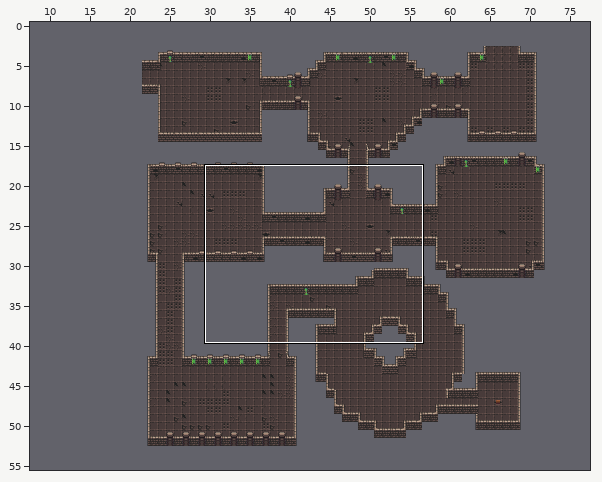
An edit to a level. Tiled map (JSON), res/level/demon_ruin.json. The first picture is a wide view before the edit; the outline marks the close-up.
Close-up. Old version:
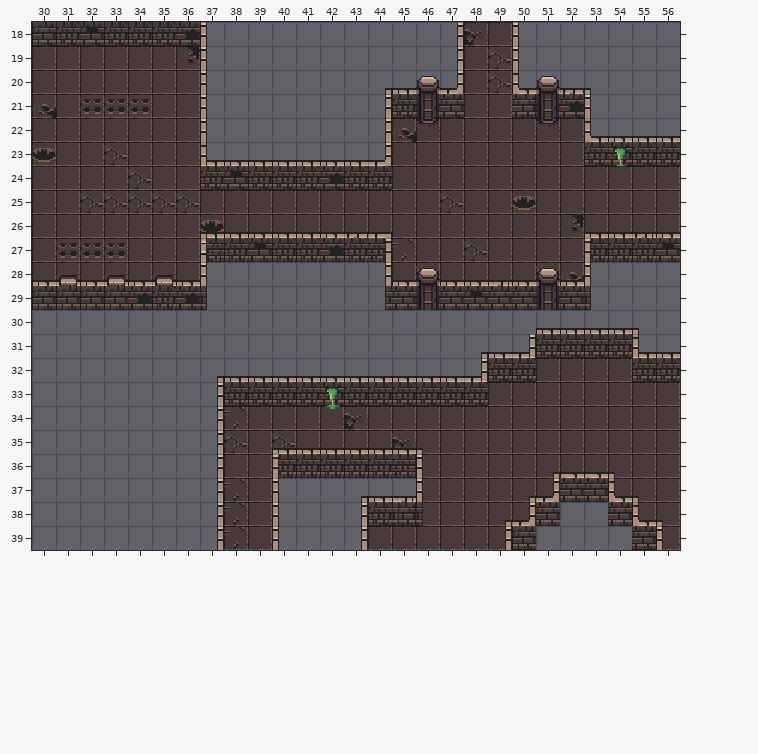
Cells are 16x16 px. Shown: x 30..56, y 18..39. The commit also changed other parts of the map, which this record leaves out. The old version is drawn lined up with the new one.
After:
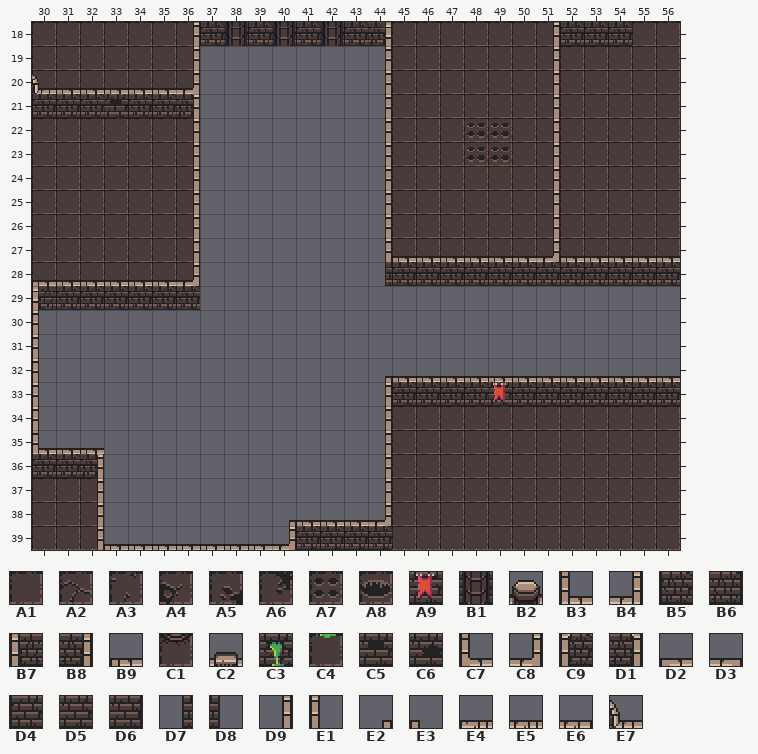
Key: from "titleset": A1 0, A2 1, A3 2, A4 3, A5 5, A6 6, A7 9, A8 13, A9 15, B1 17, B2 18, B3 19, B4 20, B5 21, B6 22, B7 23, B8 24, B9 25, C1 27, C2 40, C3 41, C4 42, C5 43, C6 44, C7 45, C8 46, C9 47, D1 48, D2 49, D3 50, D4 51, D5 52, D6 53, D7 54, D8 55, D9 56, E1 57, E2 58, E3 59, E4 60, E5 61, E6 62, E7 64.
__ is an empty cell, ## one hidden under a higher layer.
Tiles of an added or newly shown layer are drawn over the layers below it.
The exact change:
map size 51x50 -> 80x60 cells (old content now starts at 22,3; both pictures use the new coordinates)
Layer "floor":
y 18: x 30..36 __ __ __ __ __ __ __ -> A1 A1 A1 A1 A1 A1 A1; x 45..48 __ __ __ A4 -> A1 A1 A1 A1; x 50..51 __ __ -> A1 A1; x 55..56 __ __ -> A1 A1
y 19: x 36 A6 -> A1; x 45..47 __ __ __ -> A1 A1 A1; x 49..56 A2 __ __ __ __ __ __ __ -> A1 A1 A1 A1 A1 A1 A1 A1
y 20: x 45..47 __ __ __ -> A1 A1 A1; x 49..56 A2 __ __ __ __ __ __ __ -> A1 A1 A1 A1 A1 A1 A1 A1
y 21: x 30 A5 -> ##; x 32..34 A7 A7 A7 -> ## ## ##; x 45..46 __ __ -> A1 A1; x 51..56 __ __ __ __ __ __ -> A1 A1 A1 A1 A1 A1
y 22: x 45..46 A5 C1 -> A1 A1; x 48..49 A1 A1 -> A7 A7; x 51 C1 -> A1; x 53..56 __ __ __ __ -> A1 A1 A1 A1
y 23: x 30 A8 -> A1; x 33 A2 -> A1; x 48..49 A1 A1 -> A7 A7; x 53..56 __ __ __ __ -> A1 A1 A1 A1
y 24: x 34 A2 -> A1
y 25: x 32..44 A2 A2 A2 A2 A2 A1 A1 A1 A1 A1 A1 A1 A1 -> A1 A1 A1 A1 A1 __ __ __ __ __ __ __ __; x 47 A2 -> A1; x 50 A8 -> A1
y 26: x 37..44 A8 A1 A1 A1 A1 A1 A1 A1 -> __ __ __ __ __ __ __ __; x 52 A6 -> A1
y 27: x 31..33 A7 A7 A7 -> A1 A1 A1; x 37..45 ## ## ## ## ## ## ## ## A3 -> __ __ __ __ __ __ __ __ A1; x 48 A2 -> A1
y 28: x 52 A5 -> ##
y 29: x 45..52 ## ## ## ## ## ## ## ## -> __ __ __ __ __ __ __ __
y 32: x 51..54 A1 A1 A1 A1 -> __ __ __ __
y 33: x 49..56 A1 A1 A1 A1 A1 A1 A1 A1 -> __ __ __ __ __ __ __ __
y 34: x 38..44 A3 A1 A1 A1 C4 A4 A1 -> __ __ __ __ __ __ __
y 35: x 38..45 A2 A1 A2 A1 A1 A1 A1 A4 -> __ __ __ __ __ __ __ A1
y 36: x 38..44 A1 A1 ## ## ## ## ## -> __ __ __ __ __ __ __
y 37: x 30..32 __ __ __ -> A1 A1 A1; x 38..39 A3 A1 -> __ __; x 45 __ -> A1
y 38: x 30..32 __ __ __ -> A1 A1 A1; x 38..39 A3 A1 -> __ __; x 52..53 __ __ -> A1 A1
y 39: x 30..32 __ __ __ -> A1 A1 A1; x 38..39 A3 A1 -> __ __; x 44 A1 -> __; x 51..54 __ __ __ __ -> A1 A1 A1 A1
Layer "wall" (added):
y 18: x 36..44 __ __ __ __ __ __ __ __ __ -> D9 B5 B1 B5 B1 B5 B1 B5 B8; x 51..54 __ __ __ __ -> D9 B5 B5 B5
y 19: x 36 __ -> D9; x 44 __ -> D9; x 51 __ -> D9
y 20: x 30..36 __ __ __ __ __ __ __ -> E7 B9 B9 B9 B9 B9 C8; x 44 __ -> D9; x 51 __ -> D9
y 21: x 30..36 __ __ __ __ __ __ __ -> B5 B5 B5 C5 B5 B5 D1; x 51 __ -> D9
y 22: x 36 __ -> D9; x 51 __ -> D9
y 23..26: x 36 __ -> D9; x 44 __ -> D9; x 51 __ -> D9
y 27: x 36 __ -> D9; x 44..56 __ __ __ __ __ __ __ __ __ __ __ __ __ -> D9 B9 B9 B9 B9 B9 B9 C8 B9 B9 B9 B9 B9
y 28: x 31 __ -> B9; x 33 __ -> B9; x 35..36 __ __ -> B9 C8; x 44..56 __ __ __ __ __ __ __ __ __ __ __ __ __ -> D7 B5 B5 B5 B5 B5 B5 B5 B5 B5 B5 B5 B5
y 29: x 30..34 __ __ __ __ __ -> B7 B5 B5 B5 B5; x 36 __ -> B5
y 30..31: x 30 __ -> E1
y 32: x 30 __ -> E1; x 44 __ -> E2; x 48..56 __ __ __ __ __ __ __ __ __ -> B9 B9 B9 B9 B9 B9 B9 B9 B9
y 33: x 30 __ -> E1; x 44 __ -> D9; x 49..56 __ __ __ __ __ __ __ __ -> A9 B5 B5 B5 B5 B5 B5 B5
y 34: x 30 __ -> E1; x 44 __ -> D9
y 35: x 30..32 __ __ __ -> B3 B9 B9; x 44 __ -> D9
y 36: x 30..32 __ __ __ -> B5 B5 D1; x 44 __ -> D9
y 37: x 32 __ -> D9; x 44 __ -> D9
y 38: x 32 __ -> D9; x 40..44 __ __ __ __ __ -> E2 B9 B9 B9 C8
y 39: x 32..44 __ __ __ __ __ __ __ __ __ __ __ __ __ -> D9 B9 B9 B9 B9 B9 B9 B9 C8 B5 B5 B5 B5
Layer "back-wall" (removed):
y 18: x 30..37 D4 B5 C5 B5 B5 B5 C6 E1 -> __ __ __ __ __ __ __ __
y 19: x 37 E1 -> __
y 20: x 37 E1 -> __; x 44..47 E2 B9 B2 C8 -> __ __ __ __; x 50..53 C7 B2 E6 E3 -> __ __ __ __
y 21: x 37 E1 -> __; x 45..47 B5 B1 D5 -> __ __ __; x 50..53 D6 B1 C6 E1 -> __ __ __ __
y 22: x 37 E1 -> __; x 53..56 C7 B9 B9 B9 -> __ __ __ __
y 23: x 37..44 B3 B9 B9 B9 B9 B9 B9 C8 -> __ __ __ __ __ __ __ __; x 53..56 B5 C3 B5 B5 -> __ __ __ __
y 24: x 37..44 B5 C5 B5 B5 B5 C6 B5 B5 -> __ __ __ __ __ __ __ __
y 29: x 44 D7 -> __; x 53 D8 -> __
y 30: x 51..55 B9 B9 B9 B9 E3 -> __ __ __ __ __
y 31: x 48..56 E2 B9 B4 B5 B5 B5 B5 B3 B9 -> __ __ __ __ __ __ __ __ __
y 32: x 37..44 E2 B9 B9 B9 B9 B9 B9 B9 -> __ __ __ __ __ __ __ __; x 48..50 B4 B5 B5 -> __ __ __; x 55..56 B5 B5 -> __ __
y 33: x 37..44 D9 B5 B5 B5 B5 C3 B5 B5 -> __ __ __ __ __ __ __ __
y 34..35: x 37 D9 -> __
y 36: x 37 D9 -> __; x 40 ## -> __
y 37: x 37 D9 -> __; x 40 E1 -> __; x 43..45 E2 B9 E4 -> __ __ __
y 38: x 37 D9 -> __; x 40 E1 -> __; x 43..46 D9 B5 D6 D8 -> __ __ __ __; x 49 E2 -> __; x 56 E3 -> __
y 39: x 37 D9 -> __; x 40 E1 -> __; x 43 D9 -> __; x 49 D9 -> __; x 56 E1 -> __
Layer "front-wall" (removed):
y 18..19: x 47 D9 -> __; x 50 E1 -> __
y 26: x 37..44 B9 B9 B9 B9 B9 B9 E6 D3 -> __ __ __ __ __ __ __ __; x 53..56 B9 B9 E5 B9 -> __ __ __ __
y 27: x 37..44 B7 B5 C5 B5 B5 C6 B5 D1 -> __ __ __ __ __ __ __ __; x 53..56 C9 B5 B5 C5 -> __ __ __ __
y 28: x 31 C2 -> __; x 33 C2 -> __; x 35..37 C2 B9 E1 -> __ __ __; x 44..53 D9 B9 B2 B9 B9 E4 B9 B2 B9 E1 -> __ __ __ __ __ __ __ __ __ __
y 29: x 30..34 D4 D4 D4 D4 C6 -> __ __ __ __ __; x 36..37 C6 D8 -> __ __; x 44..53 D7 D5 B1 D5 C5 D5 D5 B1 D5 D8 -> __ __ __ __ __ __ __ __ __ __
y 35: x 40..46 B9 B9 B9 B9 B9 B9 E3 -> __ __ __ __ __ __ __
y 36: x 40..46 C9 B5 B5 B5 B5 B6 E1 -> __ __ __ __ __ __ __; x 51..54 E2 D2 D2 E3 -> __ __ __ __
y 37: x 45..46 E4 E1 -> __ __; x 50..55 E2 C8 D5 D5 C7 E3 -> __ __ __ __ __ __
y 38: x 45 D8 -> __; x 50..51 C8 D5 -> __ __; x 54..55 D5 C7 -> __ __
y 39: x 50 D4 -> __; x 55 D5 -> __
Pixel boxes of the changes (left, top, right, bottom) in both close-ups:
changed: (32, 22, 680, 550)
